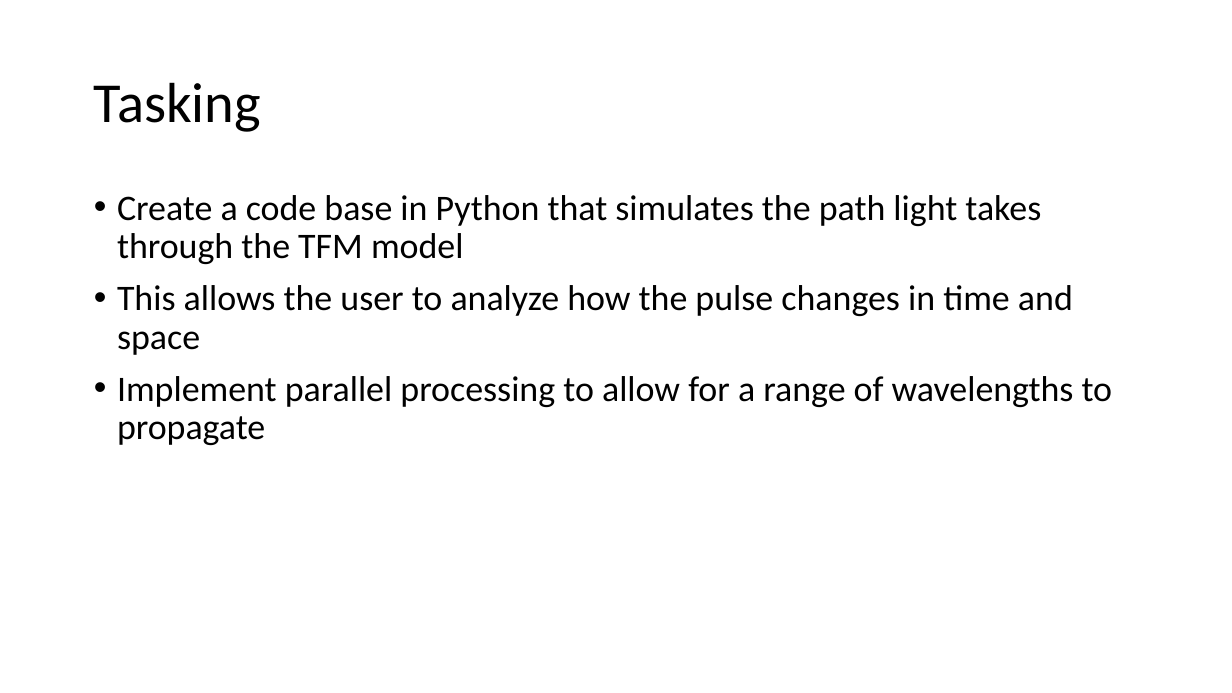
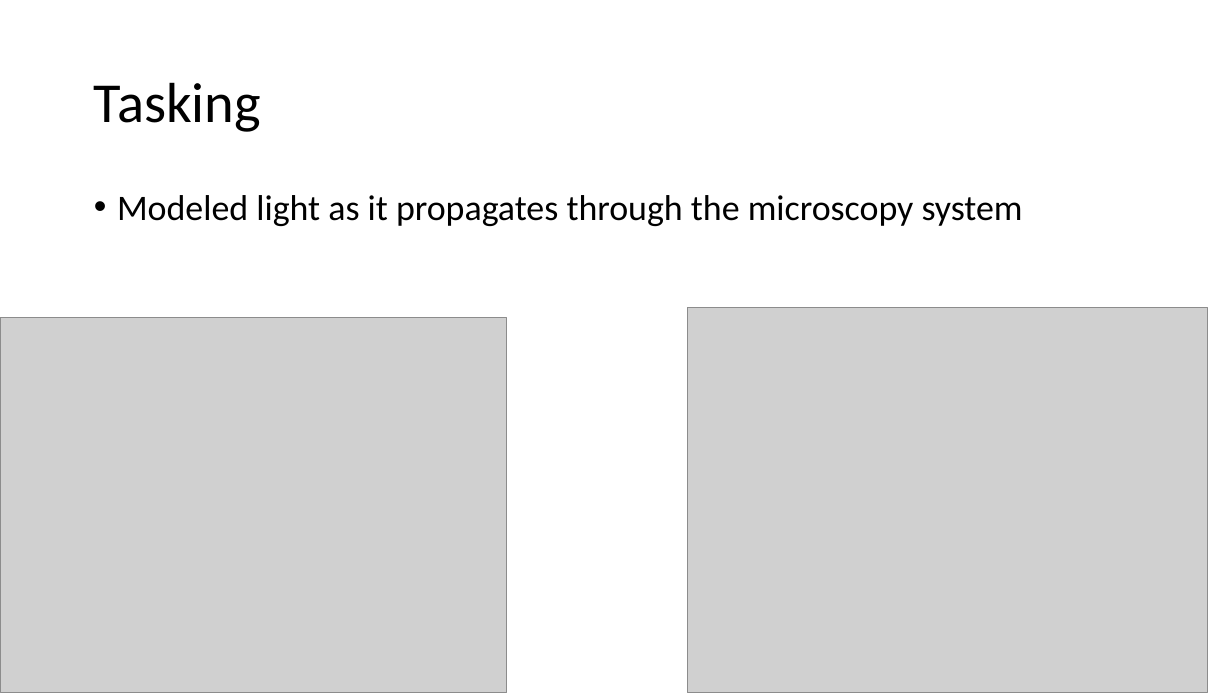
Before and after one commit to teastman21/BiomedicalOptics, a slide deck: slide 4 of draft_ppt_eastman.pptx. Drawn at 1232x693 pixels with LibreOffice and Linux fonts; fonts in the diff are those of the drawing; grey boxes stand for pictures. Boxes give left, top, right and bottom in pixels: in the first picture for what was removed or moved away, otherwise in the second. Text is boxed around its words. In the diff, an @@ line names an element or a change of style, - is before the commit and + after.

```diff
--- a/draft_ppt_eastman.pptx
+++ b/draft_ppt_eastman.pptx
@@ text at <box>117,195,1023,226</box>: text changed @@
-• Create a code base in Python that simulates the path light takes through the TFM model
-• This allows the user to analyze how the pulse changes in time and space
-• Implement parallel processing to allow for a range of wavelengths to propagate
+• Modeled light as it propagates through the microscopy system
@@ picture added at <box>0,318,506,693</box> @@
@@ picture added at <box>688,308,1208,693</box> @@
```
Also in this commit, not shown: 3 other files.
